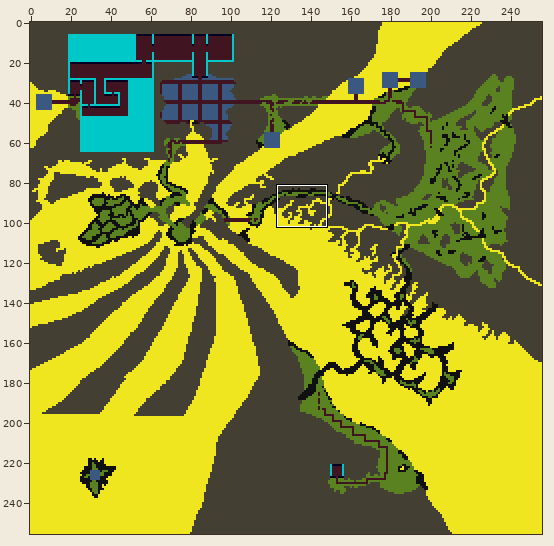
Two states of a sprite sheet, data/maps/realm-of-fire/realm-of-fire-tiles.png. The first picture is a wide view before the edit; the outline marks the close-up.
Close-up. The starting point:
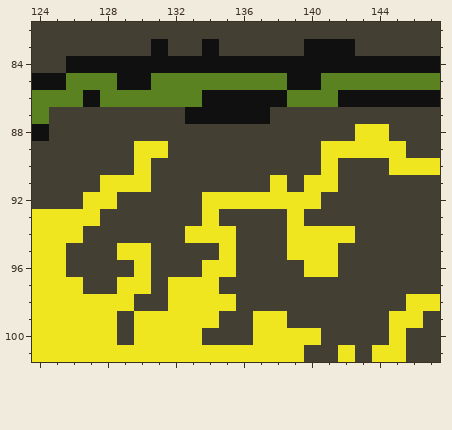
The file is 256x256 pixels. Shown: x 124..147, y 82..101. The commit also changed other parts of the picture, which this record leaves out.
After the commit:
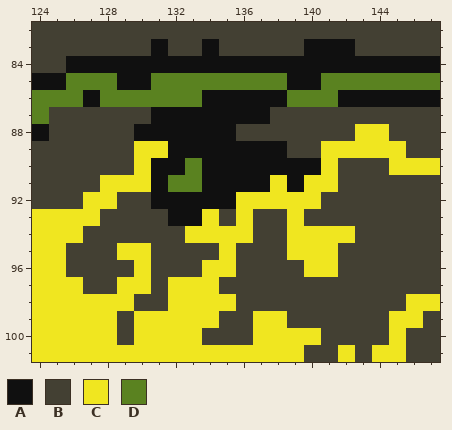
Palette (. is transparent): A #101010  B #434033  C #f0e620  D #5a8220
From old to new:
y 87: x 131..132 BB -> AA
y 88: x 130..135 BBBBBB -> AAAAAA
y 89: x 132..138 BBBBBBB -> AAAAAAA
y 90: x 131..140 BBBBBBBBBB -> AADAAAAAAA
y 91: x 131..137 BBBBBBB -> ADDAAAA; x 139 B -> A
y 92: x 131..135 BBBCC -> AAAAA
y 93: x 132..133 BB -> AA; x 136 B -> C
y 94: x 136 B -> C
Boxes around the changes in both close-ups, in picture pixels (x1, y1, x2, y2):
changed: (134, 107, 321, 243)
